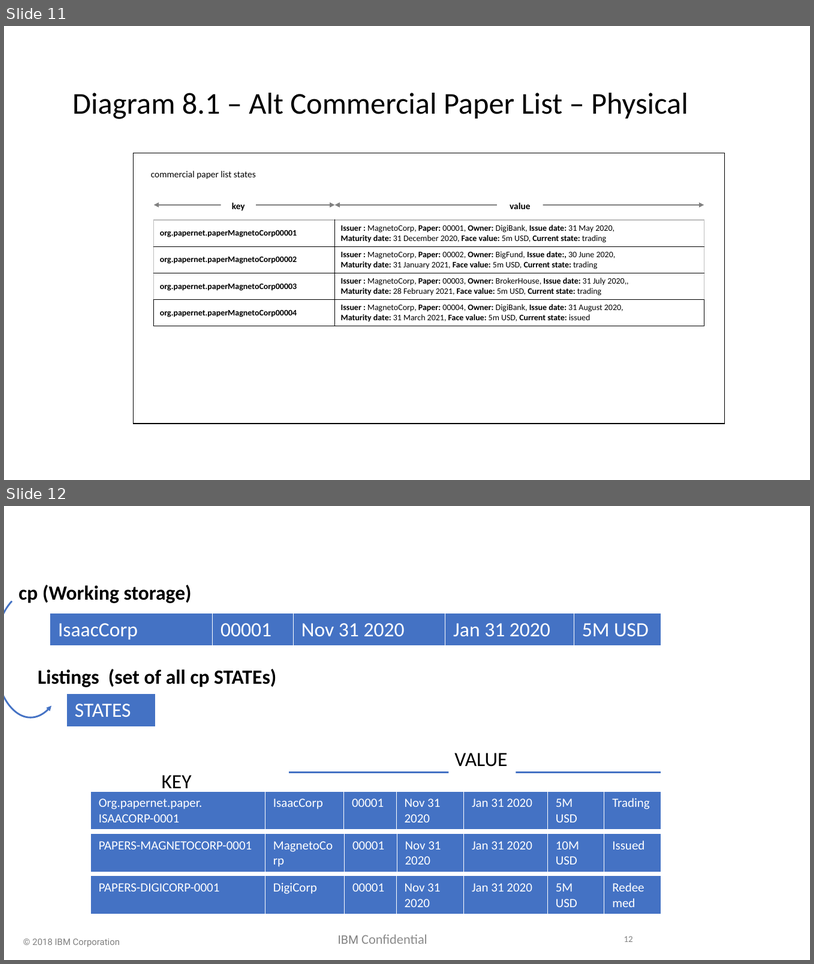
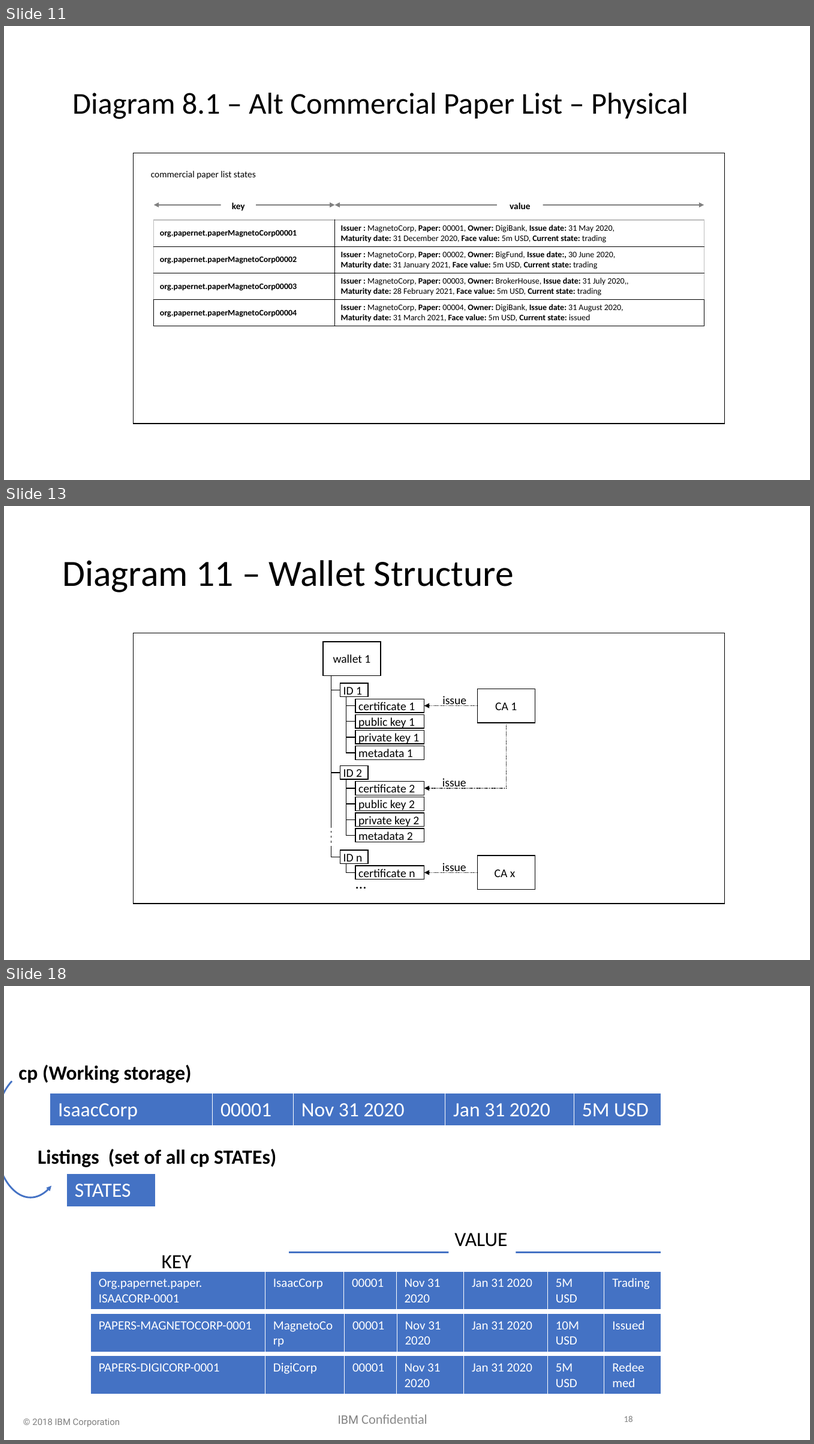
Before and after one commit to hyperledger/fabric, a slide deck: docs/source/developapps/diagrams.pptx. Shown one above the other, each under a label of ours: slides 11 and 12 before the commit, slides 11, 13 and 18 after it; the slides between them are not shown. The pictures are 814x964 and 814x1444 pixels, drawn with LibreOffice and Linux fonts; fonts in the diff are those of the drawing; background and template pictures are left out. Boxes give left, top, right and bottom in pixels: in the first picture for what was removed or moved away, otherwise in the second. Text is boxed around its words. In the diff, an @@ line names an element or a change of style, - is before the commit and + after.

Commit message:
FAB-12806 Developing Apps: Wallet topic

```diff
--- a/docs/source/developapps/diagrams.pptx
+++ b/docs/source/developapps/diagrams.pptx
@@ slide 13 added at (4,506,810,960), background #FFFFFF @@
@@ title added at (62,560,514,592), 44 pt, text #000000 @@
+Diagram 11 – Wallet Structure
@@ rectangle added at (134,633,725,903), outline #000000 1 pt @@
@@ group added at (323,642,535,895): 19 rectangles, 8 lines, 4 elbow lines, 4 texts, 2 arrows, 1 elbow arrow @@
+wallet 1
+ID 1
+certificate 1
+public key 1
+private key 1
+metadata 1
+ID 2
+certificate 2
+public key 2
+private key 2
+metadata 2
+ID n
+certificate n
+...
+CA 1
+CA x
+issue
+issue
+issue
@@ what was slide 12 is now slide 18 @@
@@ page number at (624,1416,633,1422): text changed @@
-12
+18
```
Also in this commit, not shown: 5 other slides added, 9 other files.
